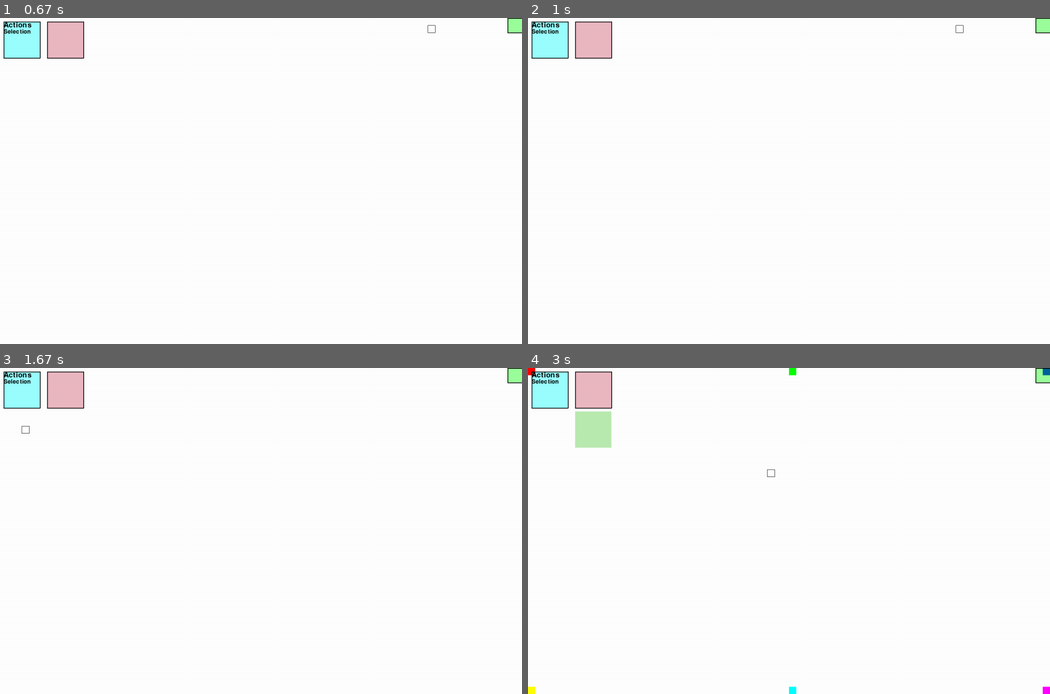
Above: before the commit, frames 1-4 (two rows, left to right).
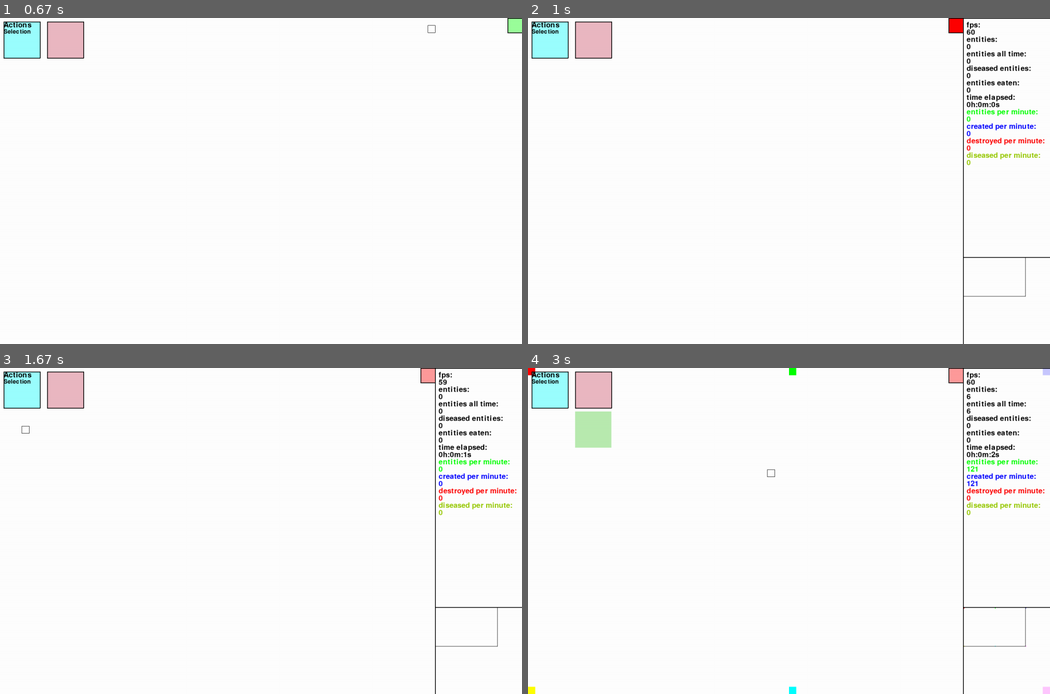
Above: after the commit, the same moments.

Repository: sbwhitt/pygame-life-simulation
Game: pygame game, started from main.py
The game is run twice, just before and just after one commit, with the same random seed, the same clock (stepped at 60 frames per second) and the same inputs.
Inputs (mouse positions are in pixels of both pictures, inside the frame that each line leads up to):
- Up to frame 1 (0.67 s): click (428, 24) at 0.38 s
- Up to frame 2 (1 s): hold P from 0.67 s (still down)
- Up to frame 3 (1.67 s): release P at 1.13 s; click "Actions" at 1.22 s; click "Selection" at 1.55 s
- Up to frame 4 (3 s): click (590, 390) at 1.88 s; click (762, 615) at 2.22 s; click (773, 475) at 2.55 s; tap E at 2.83 s

Frame 1 is identical in both runs. In frame 2, 1.9% of the frame differs, in the area x 80-100%, y 0-100%; in frame 3, 1.9%; in frame 4, 2.0%.

Commit message:
add panel toggle command

Diff:
--- a/src/app.py
+++ b/src/app.py
@@ -216,6 +216,9 @@
             self._toggle_setting("LOGGING")
         elif key == pygame.K_h:
             self._toggle_setting("HIGHLIGHT")
+        # toggle side panel
+        elif key == pygame.K_p:
+            self.side_panel.toggle_panel()
         # quit
         elif key == pygame.K_q:
             self._running = False
--- a/src/interface/side_panel.py
+++ b/src/interface/side_panel.py
@@ -21,8 +21,8 @@
         InterfaceElement.__init__(self, style, pos)
 
     def render(self, screen: pygame.display, panel_open: bool) -> None:
+        self.style.COLOR = colors.RED if panel_open else colors.GREEN
         if self.hovering():
-            self.style.COLOR = colors.RED if panel_open else colors.GREEN
             self.render_hover(screen)
         else:
             self.render_transparent(screen)
@@ -55,7 +55,18 @@
     def handle_click(self, button: int) -> None:
         if self.panel_button.hovering():
             if button == settings.LEFT_CLICK:
-                self._toggle_panel()
+                self.toggle_panel()
+
+    def toggle_panel(self) -> None:
+        self.panel_open = not self.panel_open
+        if self.panel_open:
+            self.panel_button.pos = utils.subtract_twoples(self.pos, (self.panel_button.style.WIDTH, 0))
+            self.stats.hidden = False
+            self.minimap.hidden = False
+        else:
+            self.panel_button.pos = (settings.WINDOW_WIDTH-self.panel_button.style.WIDTH, 0)
+            self.stats.hidden = True
+            self.minimap.hidden = True
 
     def update_stats(self, clock: Clock, e_man: EntityManager, metrics: Metrics) -> None:
         self.stats.clear()
@@ -89,14 +100,3 @@
         #                     colors.ORANGE)
 
     # helpers
-
-    def _toggle_panel(self) -> None:
-        self.panel_open = not self.panel_open
-        if self.panel_open:
-            self.panel_button.pos = utils.subtract_twoples(self.pos, (self.panel_button.style.WIDTH, 0))
-            self.stats.hidden = False
-            self.minimap.hidden = False
-        else:
-            self.panel_button.pos = (settings.WINDOW_WIDTH-self.panel_button.style.WIDTH, 0)
-            self.stats.hidden = True
-            self.minimap.hidden = True
Not shown, changed: README.md
